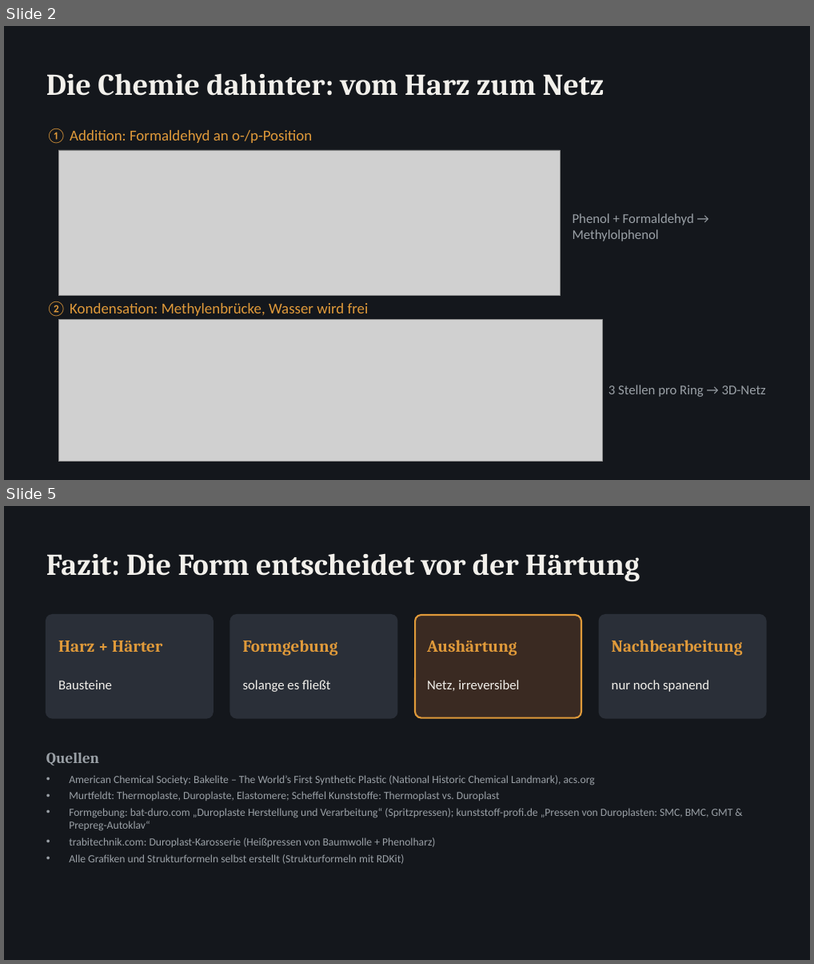
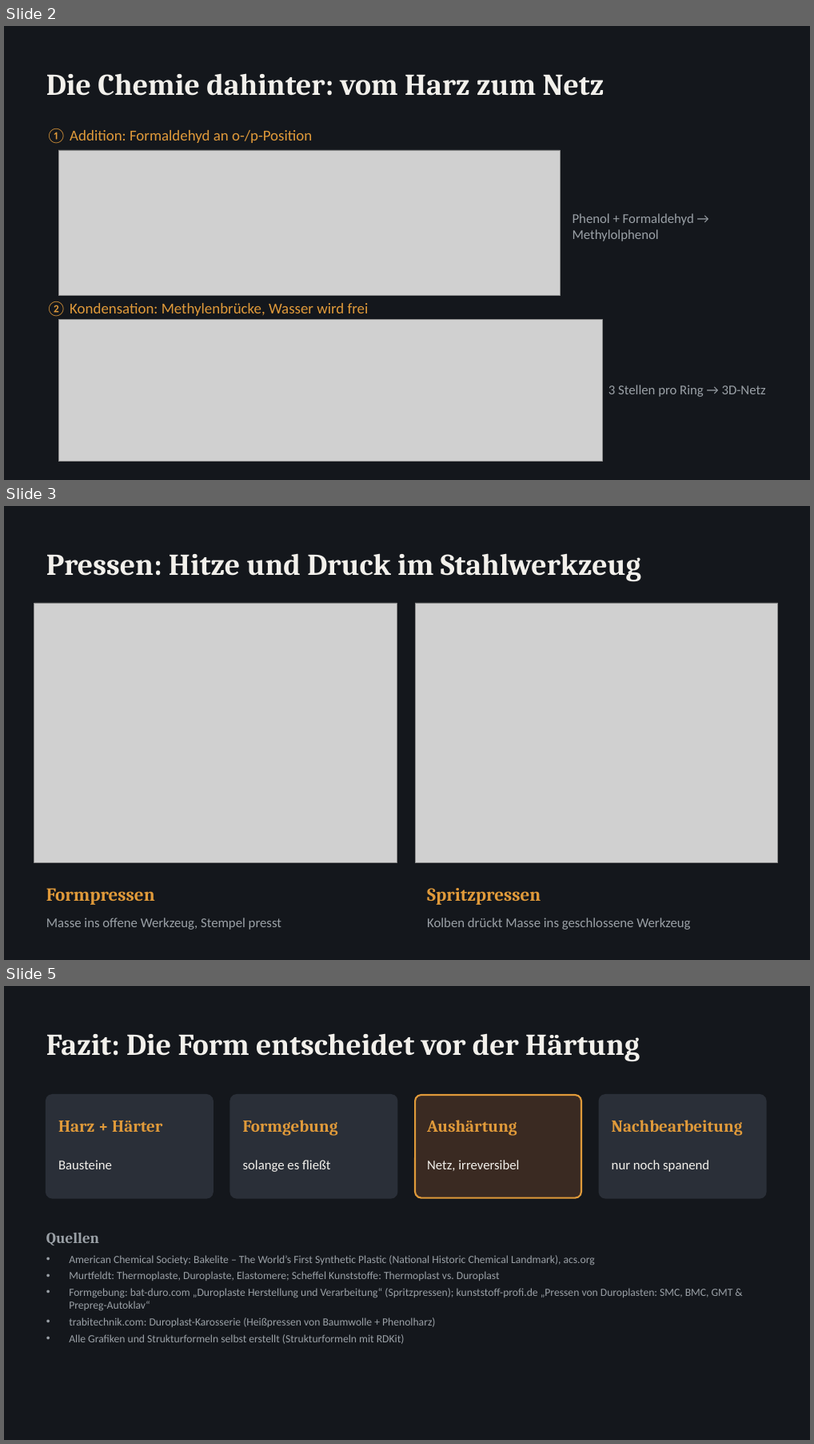
Before and after one commit to tgg-8/Contend-creation-, a slide deck: Duroplaste_Herstellung.pptx. Shown one above the other, each under a label of ours: slides 2 and 5 before the commit, slides 2, 3 and 5 after it; the slides between them are not shown. The pictures are 814x964 and 814x1444 pixels, drawn with LibreOffice and Linux fonts; fonts in the diff are those of the drawing; grey boxes stand for pictures. Boxes give left, top, right and bottom in pixels: in the first picture for what was removed or moved away, otherwise in the second. Text is boxed around its words. In the diff, an @@ line names an element or a change of style, - is before the commit and + after.

```diff
--- a/Duroplaste_Herstellung.pptx
+++ b/Duroplaste_Herstellung.pptx
@@ slide 3 added at (4, 506, 810, 960), background #14171C @@
@@ text added at (46, 553, 642, 582), 36 pt, text #F2F0EB, bold @@
+Pressen: Hitze und Druck im Stahlwerkzeug
@@ picture added at (34, 603, 398, 862) @@
@@ picture added at (415, 603, 778, 862) @@
@@ text added at (46, 888, 155, 904), 22 pt, text #E09A3A, bold @@
+Formpressen
@@ text added at (427, 888, 541, 904), 22 pt, text #E09A3A, bold @@
+Spritzpressen
@@ text added at (46, 917, 282, 929), 16 pt, text #9AA0A6 @@
+Masse ins offene Werkzeug, Stempel presst
@@ text added at (427, 917, 690, 929), 16 pt, text #9AA0A6 @@
+Kolben drückt Masse ins geschlossene Werkzeug
```
Also in this commit, not shown: 1 other slide added, 2 slides removed.
